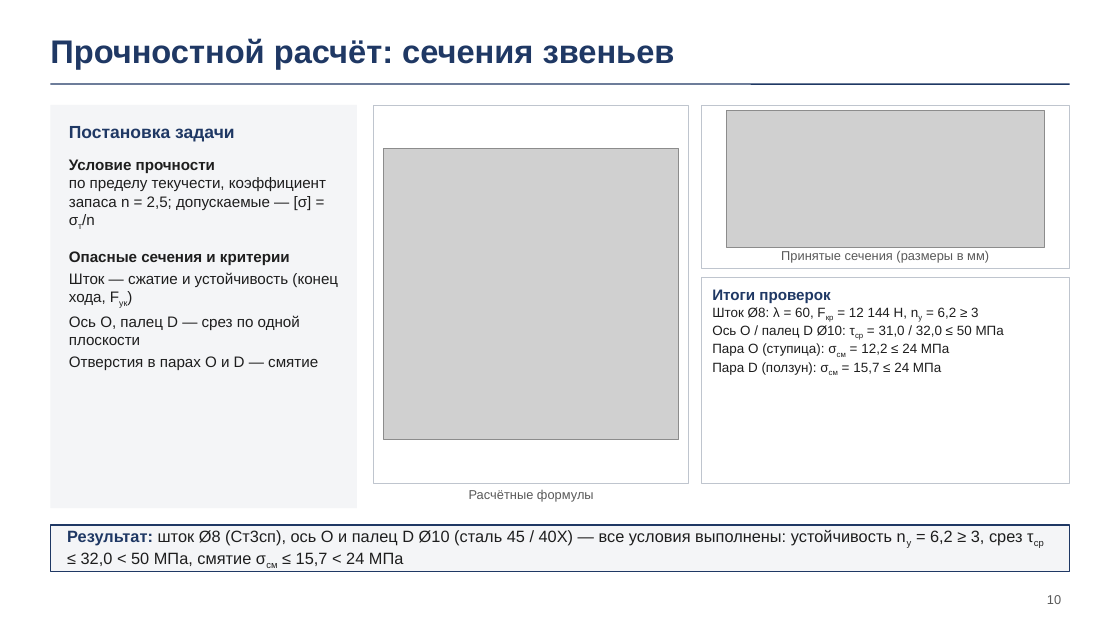
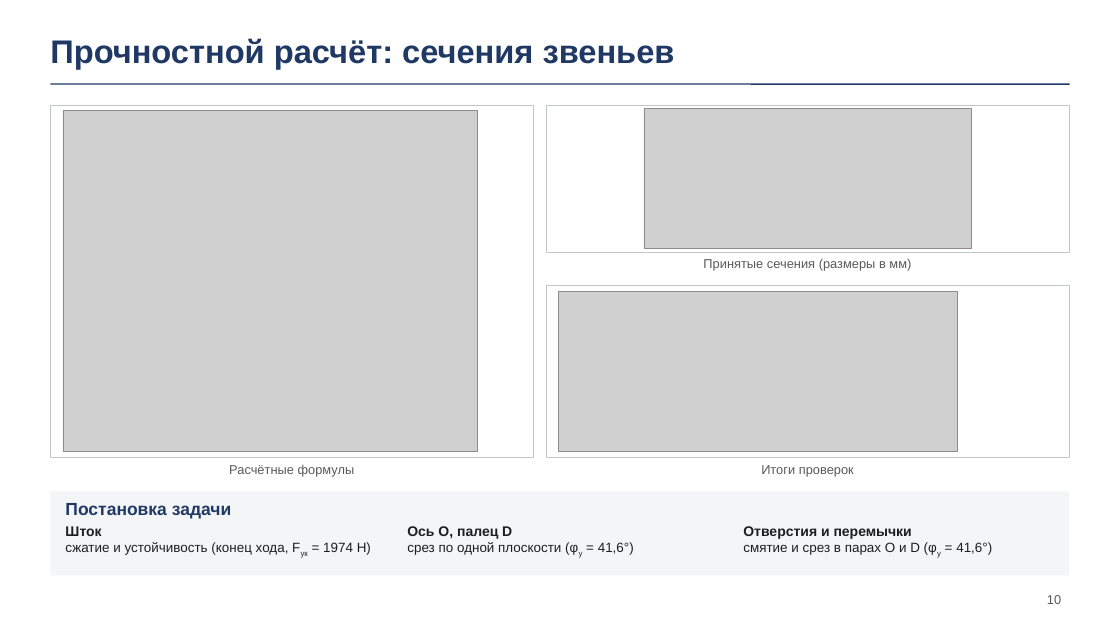
Before and after one commit to DamirNine/prikmeh, a slide deck: slide 10 of курсовой/2026-11-23/Презентация/Презентация_укупориватель_23-11.pptx. Drawn at 1120x630 pixels with LibreOffice and Linux fonts; fonts in the diff are those of the drawing; grey boxes stand for pictures; background and template pictures are left out. Boxes give left, top, right and bottom in pixels: in the first picture for what was removed or moved away, otherwise in the second. Text is boxed around its words. In the diff, an @@ line names an element or a change of style, - is before the commit and + after.

```diff
--- a/курсовой/2026-11-23/Презентация/Презентация_укупориватель_23-11.pptx
+++ b/курсовой/2026-11-23/Презентация/Презентация_укупориватель_23-11.pptx
@@ rectangle: place and size @@
-rectangle at [374, 105, 689, 483]
+rectangle at [50, 105, 534, 458]
@@ rectangle removed at [50, 105, 357, 508] @@
@@ picture added at [63, 111, 478, 452] @@
@@ rectangle: place and size @@
-rectangle at [702, 105, 1070, 269]
+rectangle at [546, 105, 1070, 252]
@@ picture: place and size @@
-picture at [727, 111, 1044, 247]
+picture at [644, 108, 972, 249]
@@ picture removed at [384, 148, 679, 439] @@
@@ text removed at [69, 159, 326, 225] @@
-Условие прочности
-по пределу текучести, коэффициент запаса n = 2,5; допускаемые — [σ] = σт/n
@@ text "Принятые сечения (размеры в мм)": place and size @@
-text "Принятые сечения (размеры в мм)" at [781, 250, 989, 263]
+text "Принятые сечения (размеры в мм)" at [703, 258, 911, 271]
@@ rectangle: place and size @@
-rectangle at [702, 277, 1070, 483]
+rectangle at [546, 286, 1070, 458]
@@ picture added at [559, 292, 958, 452] @@
@@ text removed at [712, 289, 1004, 375] @@
-Итоги проверок
-Шток Ø8: λ = 60, Fкр = 12 144 Н, nу = 6,2 ≥ 3
-Ось O / палец D Ø10: τср = 31,0 / 32,0 ≤ 50 МПа
-Пара O (ступица): σсм = 12,2 ≤ 24 МПа
-Пара D (ползун): σсм = 15,7 ≤ 24 МПа
@@ text "Расчётные формулы": place and size @@
-text "Расчётные формулы" at [469, 490, 594, 502]
+text "Расчётные формулы" at [229, 465, 355, 477]
@@ text added at [761, 465, 854, 477], 11 pt, text #595959 @@
+Итоги проверок
@@ rectangle: place and size @@
-rectangle at [50, 525, 1070, 571]
+rectangle at [50, 492, 1070, 576]
@@ rectangle at [50, 492, 1070, 576]: outline #1F3864 1 pt to none @@
@@ text "Постановка задачи": place and size @@
-text "Постановка задачи" at [69, 126, 234, 142]
+text "Постановка задачи" at [65, 503, 231, 519]
@@ text at [65, 526, 371, 555]: text changed; size 13 to 11.5 pt @@
-Опасные сечения и критерии
-Шток — сжатие и устойчивость (конец хода, Fук)
-Ось O, палец D — срез по одной плоскости
-Отверстия в парах O и D — смятие
+Шток
+сжатие и устойчивость (конец хода, Fук = 1974 Н)
@@ text removed at [67, 530, 1023, 566] @@
-Результат: шток Ø8 (Ст3сп), ось O и палец D Ø10 (сталь 45 / 40Х) — все условия выполнены: устойчивость nу = 6,2 ≥ 3, срез τср ≤ 32,0 < 50 МПа, смятие σсм ≤ 15,7 < 24 МПа
@@ text added at [407, 526, 634, 555], 11.5 pt, text #1E1E1E @@
+Ось O, палец D
+срез по одной плоскости (φу = 41,6°)
@@ text added at [743, 526, 992, 555], 11.5 pt, text #1E1E1E @@
+Отверстия и перемычки
+смятие и срез в парах O и D (φу = 41,6°)
```
Also in this commit, not shown: 8 other files.
